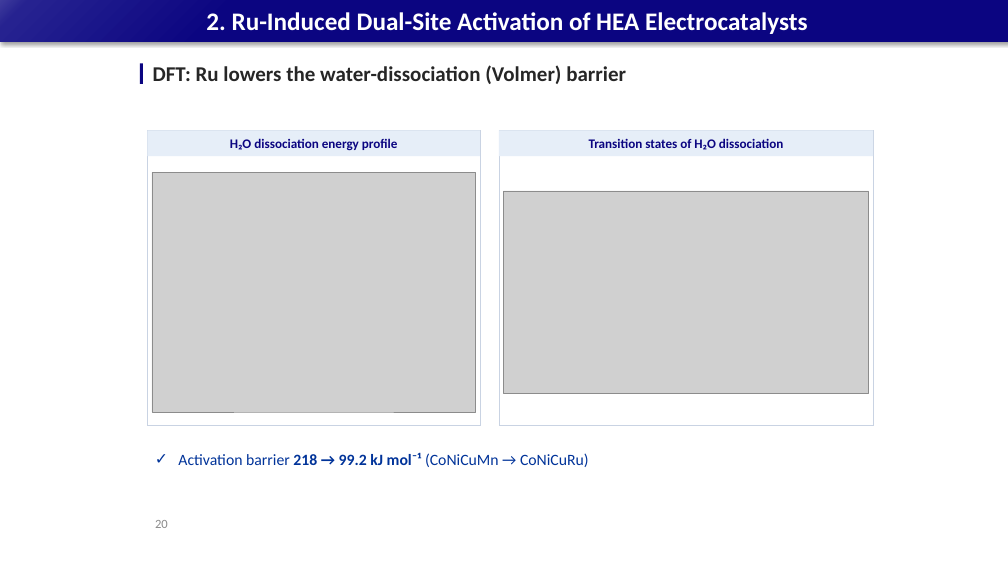
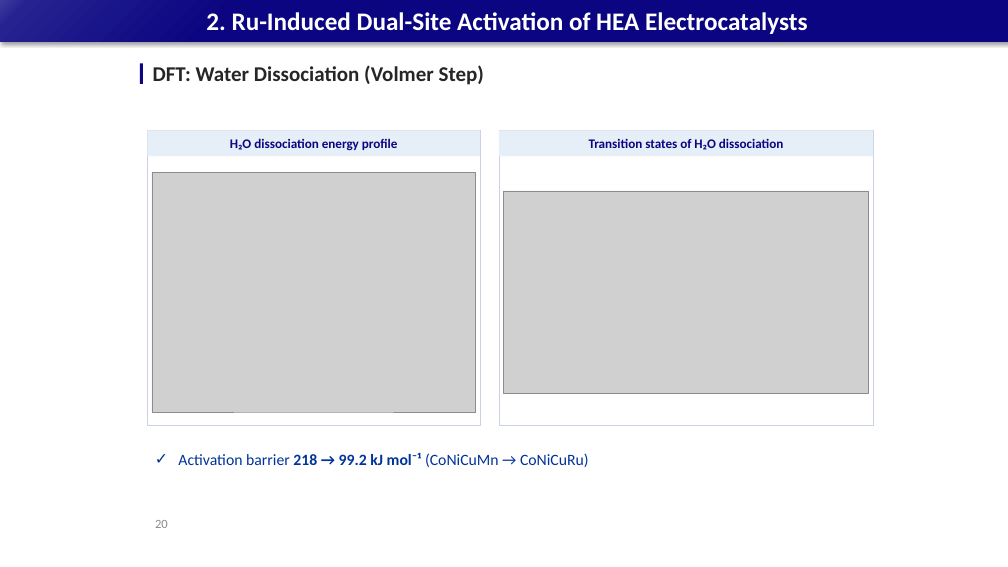
Before and after one commit to limsj0204/letter, a slide deck: slide 20 of 학위논문_디펜스_발표자료.pptx. Drawn at 1008x567 pixels with LibreOffice and Linux fonts; fonts in the diff are those of the drawing; grey boxes stand for pictures. Boxes give left, top, right and bottom in pixels: in the first picture for what was removed or moved away, otherwise in the second. Text is boxed around its words. In the diff, an @@ line names an element or a change of style, - is before the commit and + after.

```diff
--- a/학위논문_디펜스_발표자료.pptx
+++ b/학위논문_디펜스_발표자료.pptx
@@ text at (x1=153, y1=65, x2=484, y2=85): text changed @@
-DFT: Ru lowers the water-dissociation (Volmer) barrier
+DFT: Water Dissociation (Volmer Step)
```
Also in this commit, not shown: 32 other slides changed.
